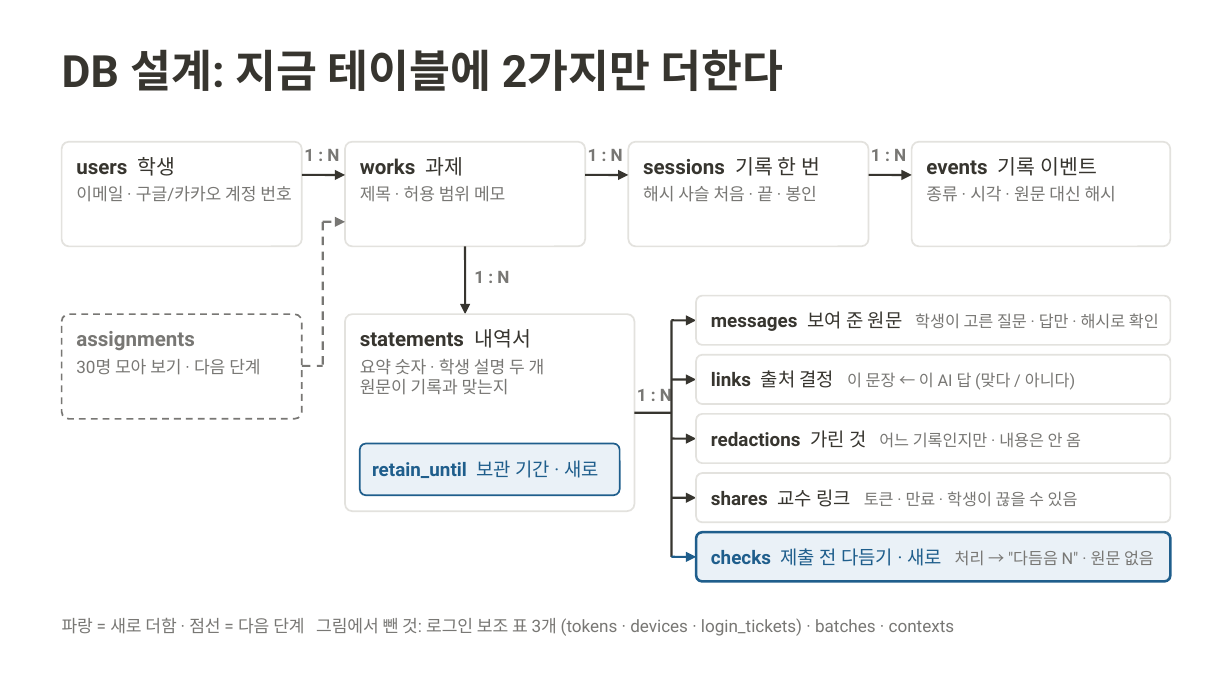
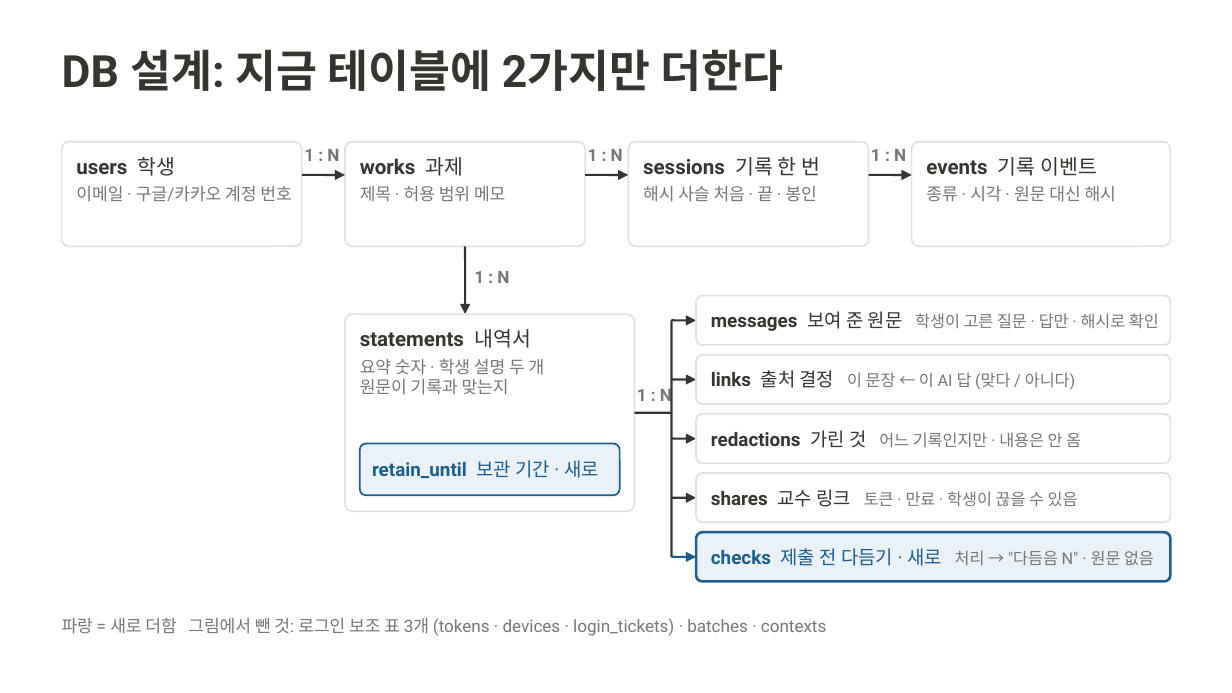
Before and after one commit to 20233014-KYH/trace, a slide deck: slide 5 of deck/중간발표_김용현.pptx. Drawn at 1232x693 pixels with LibreOffice and Linux fonts; fonts in the diff are those of the drawing. Boxes give left, top, right and bottom in pixels: in the first picture for what was removed or moved away, otherwise in the second. Text is boxed around its words. In the diff, an @@ line names an element or a change of style, - is before the commit and + after.

```diff
--- a/deck/중간발표_김용현.pptx
+++ b/deck/중간발표_김용현.pptx
@@ line removed from (323, 222) to (323, 366) @@
@@ arrow removed from (323, 222) to (345, 222) @@
@@ rounded rectangle removed at [62,314,302,419] @@
@@ text removed at [76,331,194,350] @@
-assignments
@@ text removed at [76,359,260,375] @@
-30명 모아 보기 · 다음 단계
@@ line removed from (302, 366) to (323, 366) @@
@@ text at [62,618,827,636]: text changed @@
-파랑 = 새로 더함 · 점선 = 다음 단계 그림에서 뺀 것: 로그인 보조 표 3개 (tokens · devices · login_tickets) · batches · contexts
+파랑 = 새로 더함 그림에서 뺀 것: 로그인 보조 표 3개 (tokens · devices · login_tickets) · batches · contexts
```
Also in this commit, not shown: 1 other file.
